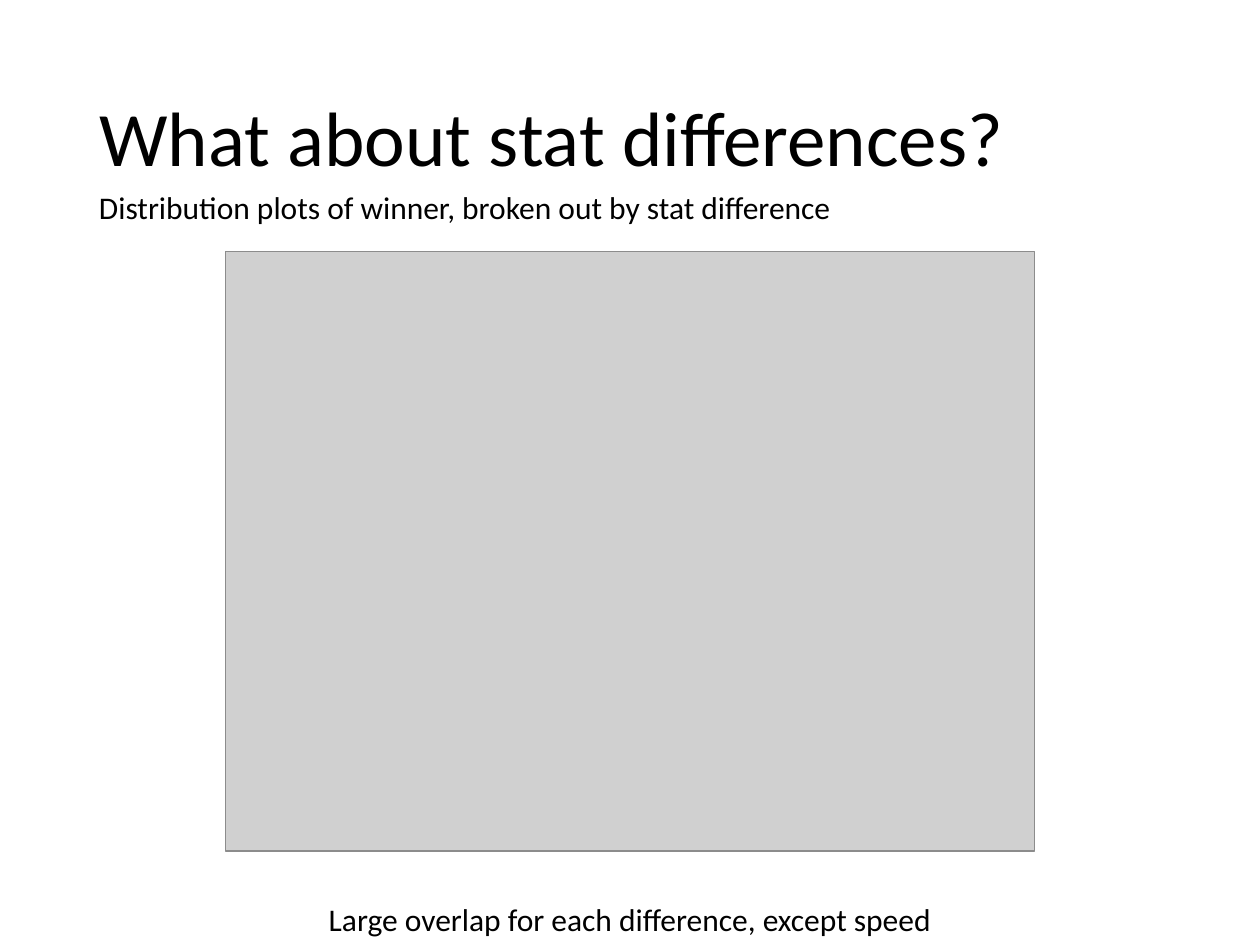
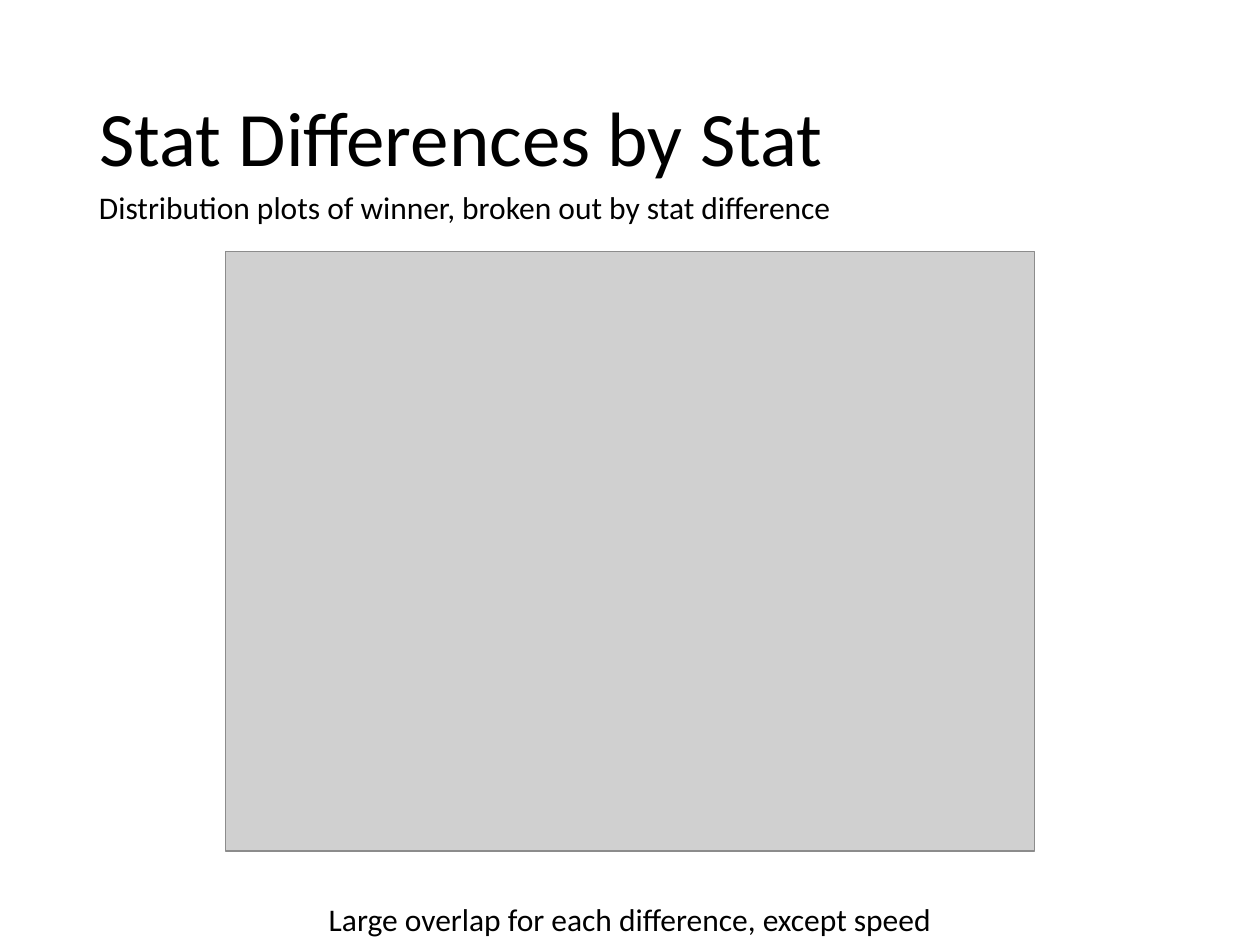
Before and after one commit to wwarriner/pokemon_battles, a slide deck: slide 21 of summary.pptx (slide 16 before the commit). Drawn at 1260x945 pixels with LibreOffice and Linux fonts; fonts in the diff are those of the drawing; grey boxes stand for pictures. Boxes give left, top, right and bottom in pixels: in the first picture for what was removed or moved away, otherwise in the second. Text is boxed around its words. In the diff, an @@ line names an element or a change of style, - is before the commit and + after.

```diff
--- a/summary.pptx
+++ b/summary.pptx
@@ title at [99, 112, 822, 179]: text changed @@
-What about stat differences?
+Stat Differences by Stat
```
Also in this commit, not shown: 12 other slides changed, 8 slides added, 3 slides removed, 9 other files.
